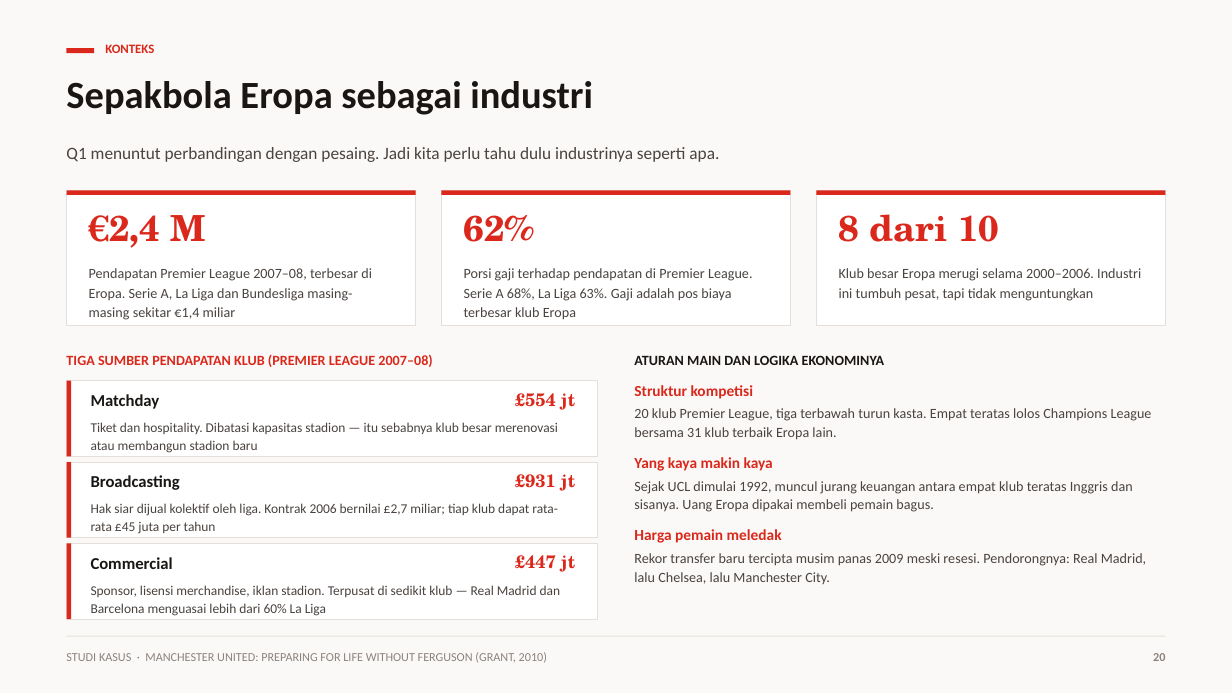
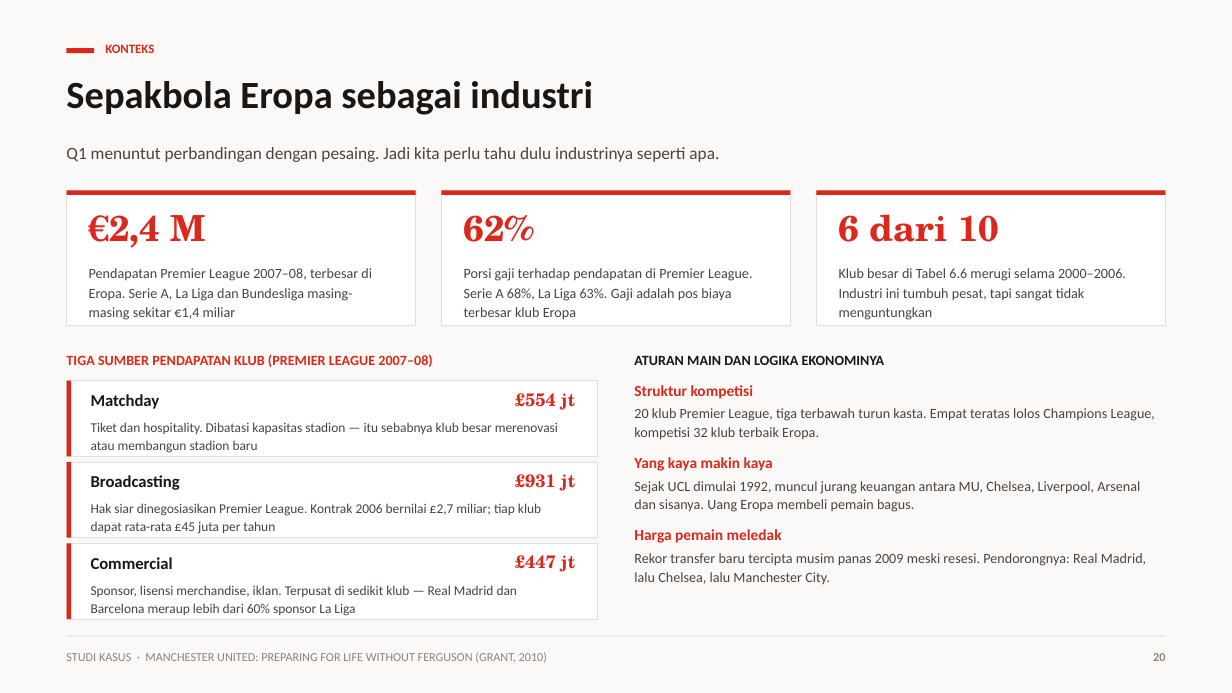
Before and after one commit to aslihabnuri/Dom-Manipulation, a slide deck: slide 20 of strategic-management-manchester-united/Kelompok 4 - Strategic Management - Chapter 4 & Manchester United.pptx. Drawn at 1232x693 pixels with LibreOffice and Linux fonts; fonts in the diff are those of the drawing. Boxes give left, top, right and bottom in pixels: in the first picture for what was removed or moved away, otherwise in the second. Text is boxed around its words. In the diff, an @@ line names an element or a change of style, - is before the commit and + after.

```diff
--- a/strategic-management-manchester-united/Kelompok 4 - Strategic Management - Chapter 4 & Manchester United.pptx
+++ b/strategic-management-manchester-united/Kelompok 4 - Strategic Management - Chapter 4 & Manchester United.pptx
@@ text at bbox=[839, 214, 999, 242]: text changed @@
-8 dari 10
+6 dari 10
@@ text at bbox=[839, 268, 1126, 320]: text changed @@
-Klub besar Eropa merugi selama 2000–2006. Industri ini tumbuh pesat, tapi tidak menguntungkan
+Klub besar di Tabel 6.6 merugi selama 2000–2006. Industri ini tumbuh pesat, tapi sangat tidak menguntungkan
@@ text at bbox=[634, 408, 1155, 440]: text changed @@
-20 klub Premier League, tiga terbawah turun kasta. Empat teratas lolos Champions League bersama 31 klub terbaik Eropa lain.
+20 klub Premier League, tiga terbawah turun kasta. Empat teratas lolos Champions League, kompetisi 32 klub terbaik Eropa.
@@ text at bbox=[91, 503, 541, 534]: text changed @@
-Hak siar dijual kolektif oleh liga. Kontrak 2006 bernilai £2,7 miliar; tiap klub dapat rata-rata £45 juta per tahun
+Hak siar dinegosiasikan Premier League. Kontrak 2006 bernilai £2,7 miliar; tiap klub dapat rata-rata £45 juta per tahun
@@ text at bbox=[634, 481, 1140, 512]: text changed @@
-Sejak UCL dimulai 1992, muncul jurang keuangan antara empat klub teratas Inggris dan sisanya. Uang Eropa dipakai membeli pemain bagus.
+Sejak UCL dimulai 1992, muncul jurang keuangan antara MU, Chelsea, Liverpool, Arsenal dan sisanya. Uang Eropa membeli pemain bagus.
@@ text at bbox=[91, 585, 518, 616]: text changed @@
-Sponsor, lisensi merchandise, iklan stadion. Terpusat di sedikit klub — Real Madrid dan Barcelona menguasai lebih dari 60% La Liga
+Sponsor, lisensi merchandise, iklan. Terpusat di sedikit klub — Real Madrid dan Barcelona meraup lebih dari 60% sponsor La Liga
```
Also in this commit, not shown: 14 other slides changed, 4 other files.
